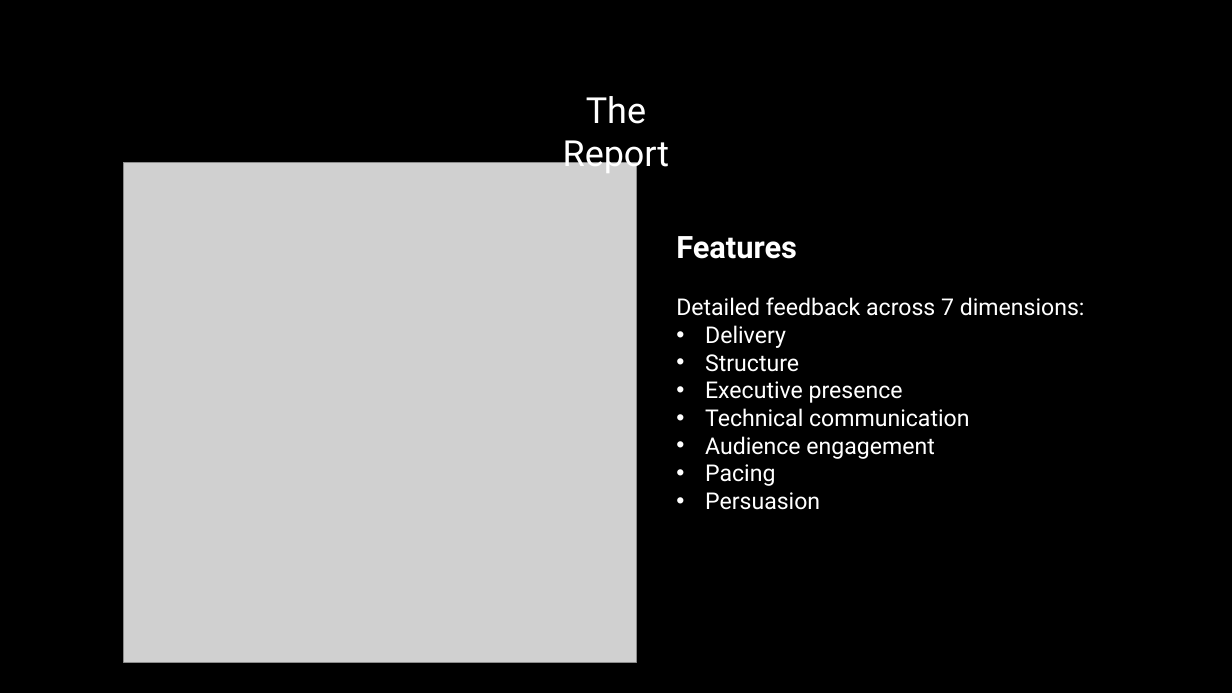
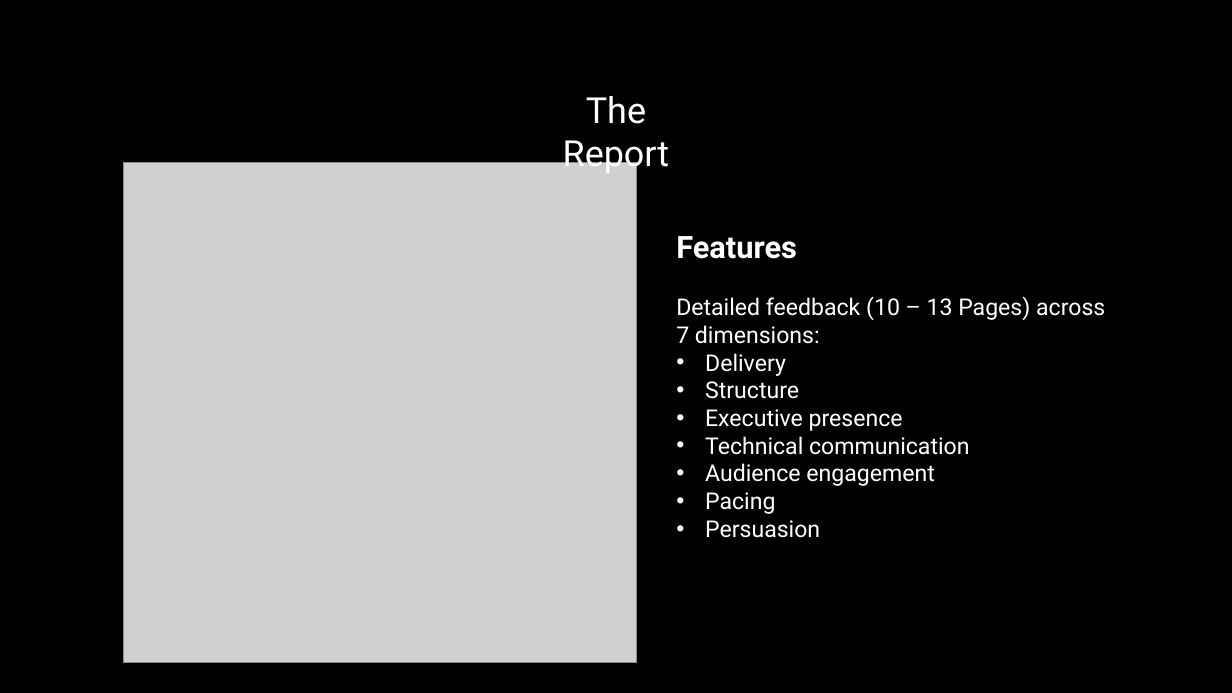
Before and after one commit to michaelgeiser/kiro-agentcore-app, a slide deck: slide 7 of documentation/Presentation Coach - Kiro implementation_2.pptx. Drawn at 1232x693 pixels with LibreOffice and Linux fonts; fonts in the diff are those of the drawing; grey boxes stand for pictures. Boxes give left, top, right and bottom in pixels: in the first picture for what was removed or moved away, otherwise in the second. Text is boxed around its words. In the diff, an @@ line names an element or a change of style, - is before the commit and + after.

```diff
--- a/documentation/Presentation Coach - Kiro implementation_2.pptx
+++ b/documentation/Presentation Coach - Kiro implementation_2.pptx
@@ text at box(676, 296, 1105, 344): text changed @@
-Detailed feedback across 7 dimensions:
+Detailed feedback (10 – 13 Pages) across 7 dimensions:
```
Also in this commit, not shown: 2 other slides changed, 6 slides added, 9 other files.
